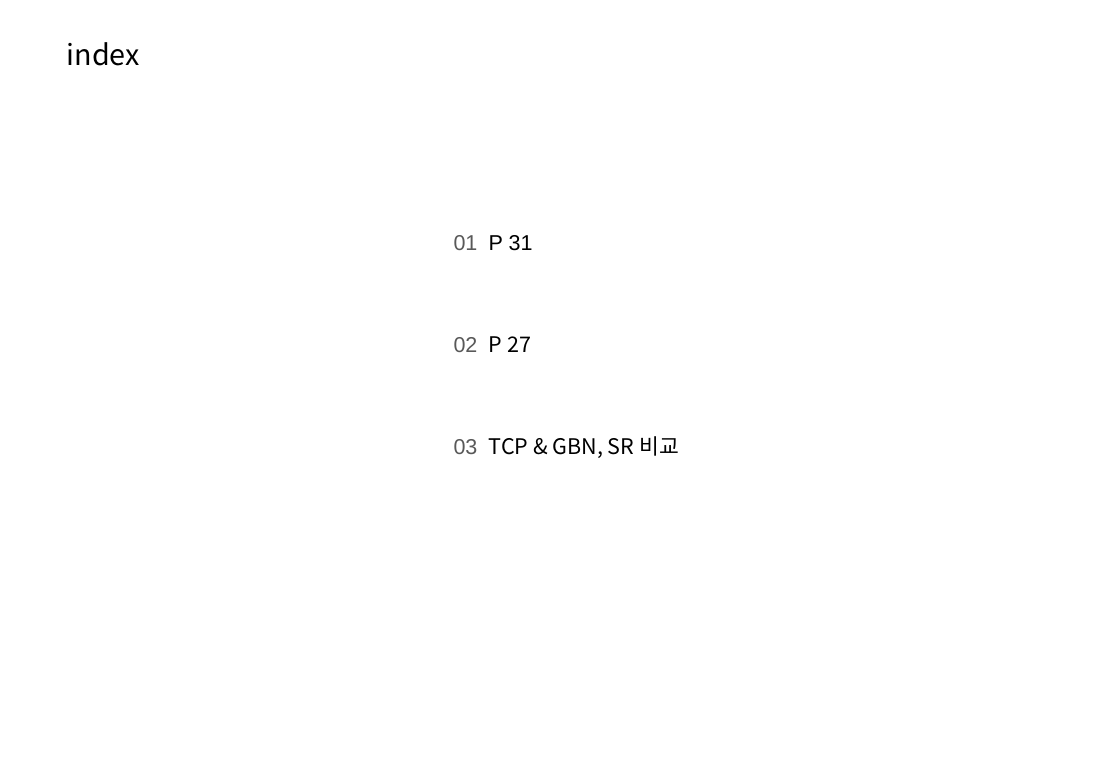
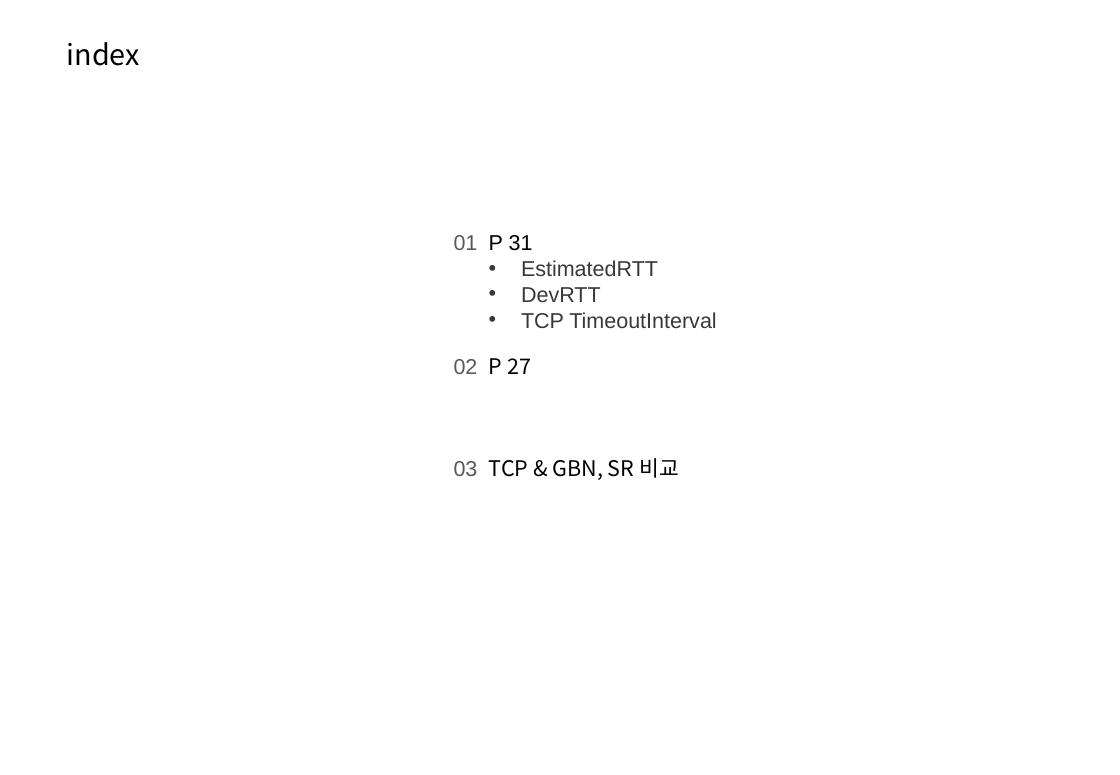
Before and after one commit to ingkoon/2020-s, a slide deck: slide 2 of ComputerNetwork/exc10/20151167 이인재 컴퓨터네트워크 연습문제(P 31, P 27).pptx. Drawn at 1120x775 pixels with LibreOffice and Linux fonts; fonts in the diff are those of the drawing; background and template pictures are left out. Boxes give left, top, right and bottom in pixels: in the first picture for what was removed or moved away, otherwise in the second. Text is boxed around its words. In the diff, an @@ line names an element or a change of style, - is before the commit and + after.

```diff
--- a/ComputerNetwork/exc10/20151167 이인재 컴퓨터네트워크 연습문제(P 31, P 27).pptx
+++ b/ComputerNetwork/exc10/20151167 이인재 컴퓨터네트워크 연습문제(P 31, P 27).pptx
@@ text at <box>521,260,716,328</box>: paragraphs added @@
+• EstimatedRTT
+• DevRTT
+• TCP TimeoutInterval
@@ text "02": place and size @@
-text "02" at <box>454,337,478,352</box>
+text "02" at <box>454,359,478,374</box>
@@ text "P 27": place and size @@
-text "P 27" at <box>489,336,531,352</box>
+text "P 27" at <box>489,358,531,374</box>
@@ text "03": place and size @@
-text "03" at <box>454,439,478,454</box>
+text "03" at <box>454,461,478,476</box>
@@ text "TCP & GBN, SR 비교": place and size @@
-text "TCP & GBN, SR 비교" at <box>489,436,679,458</box>
+text "TCP & GBN, SR 비교" at <box>489,458,679,480</box>
```
Also in this commit, not shown: 3 other slides changed, 11 slides added, 2 slides removed, 1 other file.
